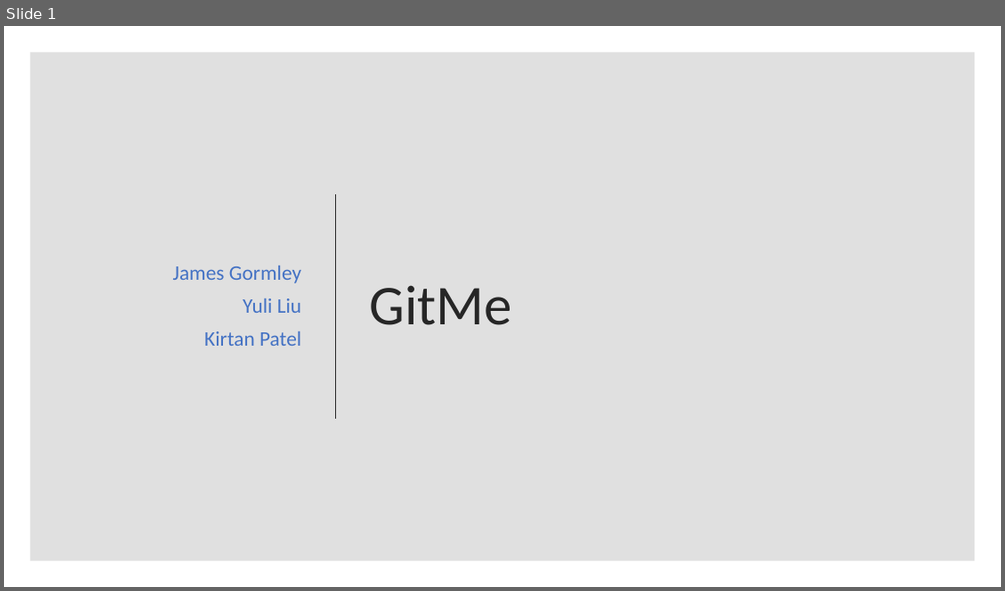
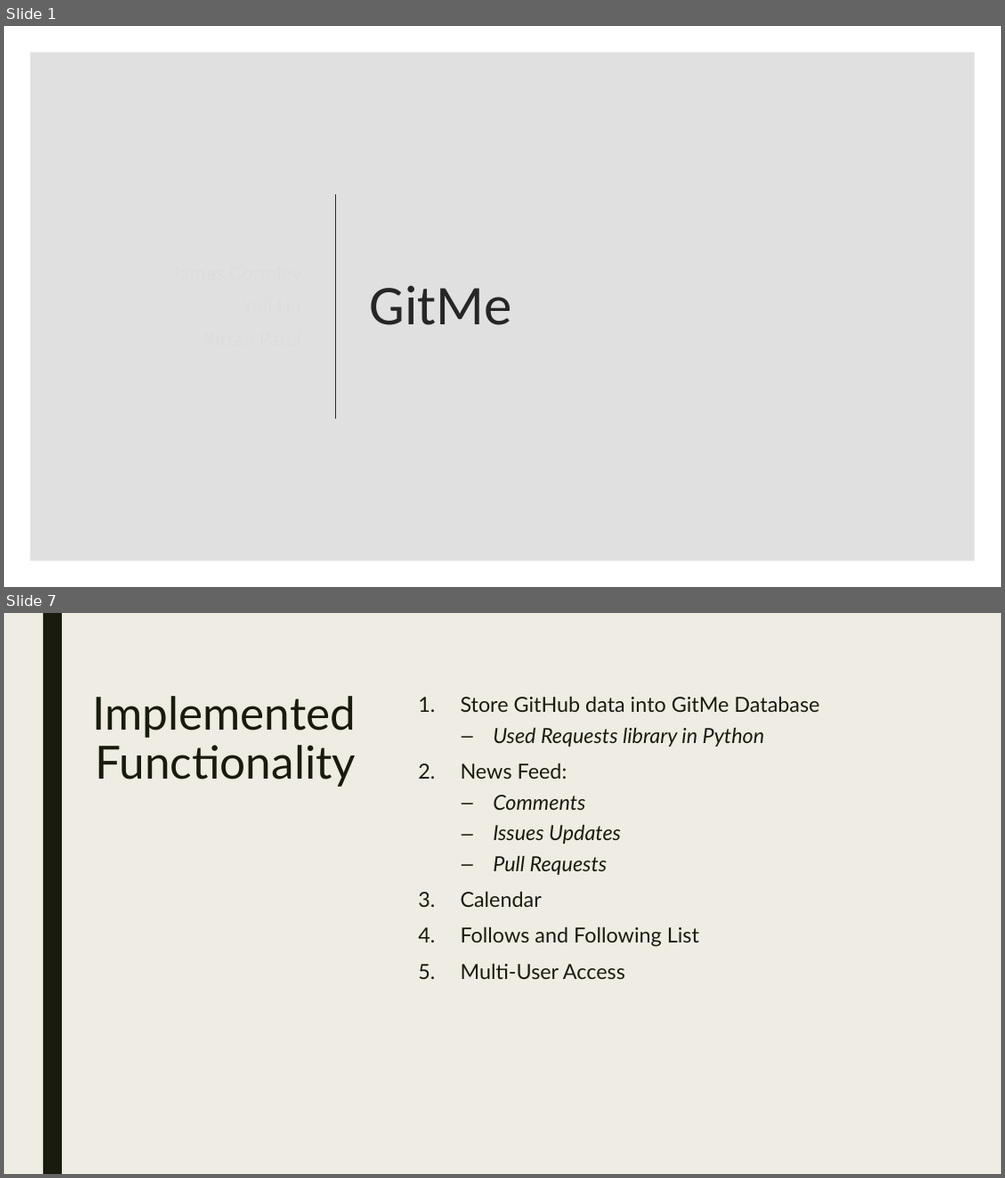
Before and after one commit to Yuliy97/GitMe, a slide deck: Gitme.pptx. Shown one above the other, each under a label of ours: slide 1 before the commit, slides 1 and 7 after it; the slides between them are not shown. The pictures are 1005x591 and 1005x1178 pixels, drawn with LibreOffice and Linux fonts; fonts in the diff are those of the drawing. Boxes give left, top, right and bottom in pixels: in the first picture for what was removed or moved away, otherwise in the second. Text is boxed around its words. In the diff, an @@ line names an element or a change of style, - is before the commit and + after.

```diff
--- a/Gitme.pptx
+++ b/Gitme.pptx
@@ slide 7 added at <box>4,613,1001,1174</box>, background #EFEDE3 @@
@@ rectangle added at <box>43,613,62,1174</box>, fill #191B0E @@
@@ title added at <box>93,696,356,787</box>, 44 pt, text #191B0E @@
+Implemented Functionality
@@ text added at <box>461,696,819,979</box>, 20 pt, text #191B0E @@
+1. Store GitHub data into GitMe Database
+  – Used Requests library in Python
+2. News Feed:
+  – Comments
+  – Issues Updates
+  – Pull Requests
+3. Calendar
+4. Follows and Following List
+5. Multi-User Access
@@ slide 1 changed as well @@
@@ subtitle removed at <box>173,265,301,346</box> @@
-James Gormley
-Yuli Liu
-Kirtan Patel
```
Also in this commit, not shown: 9 other slides added, 7 slides removed.
